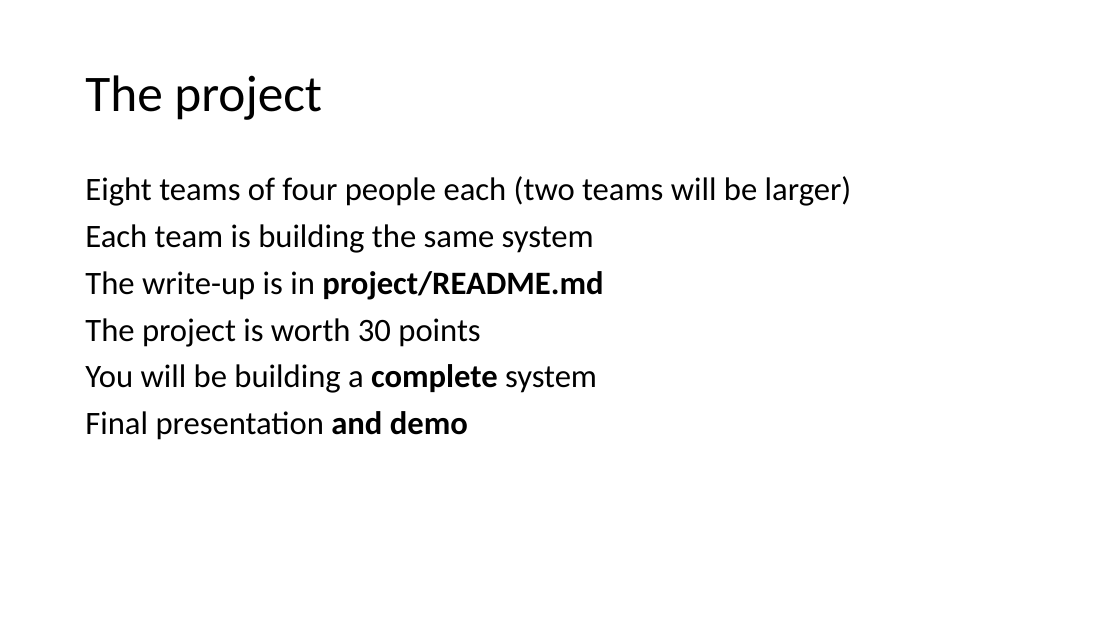
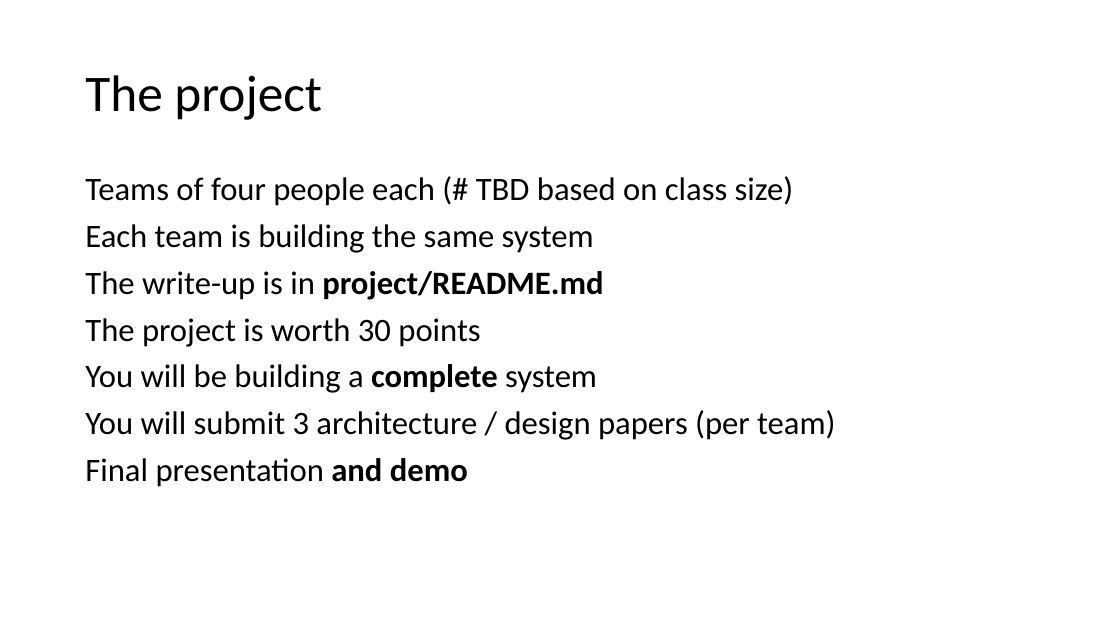
Before and after one commit to IrenaNiu/SU_CPSC_5200_20WQ, a slide deck: slide 6 of lectures/01 - Introduction.pptx. Drawn at 1120x630 pixels with LibreOffice and Linux fonts; fonts in the diff are those of the drawing. Boxes give left, top, right and bottom in pixels: in the first picture for what was removed or moved away, otherwise in the second. Text is boxed around its words. In the diff, an @@ line names an element or a change of style, - is before the commit and + after.

```diff
--- a/lectures/01 - Introduction.pptx
+++ b/lectures/01 - Introduction.pptx
@@ text at box(85, 176, 794, 206): text changed @@
-Eight teams of four people each (two teams will be larger)
+Teams of four people each (# TBD based on class size)
@@ text at box(85, 410, 835, 440): paragraph added @@
+You will submit 3 architecture / design papers (per team)
```
Also in this commit, not shown: 2 other slides changed, 14 slides added.
